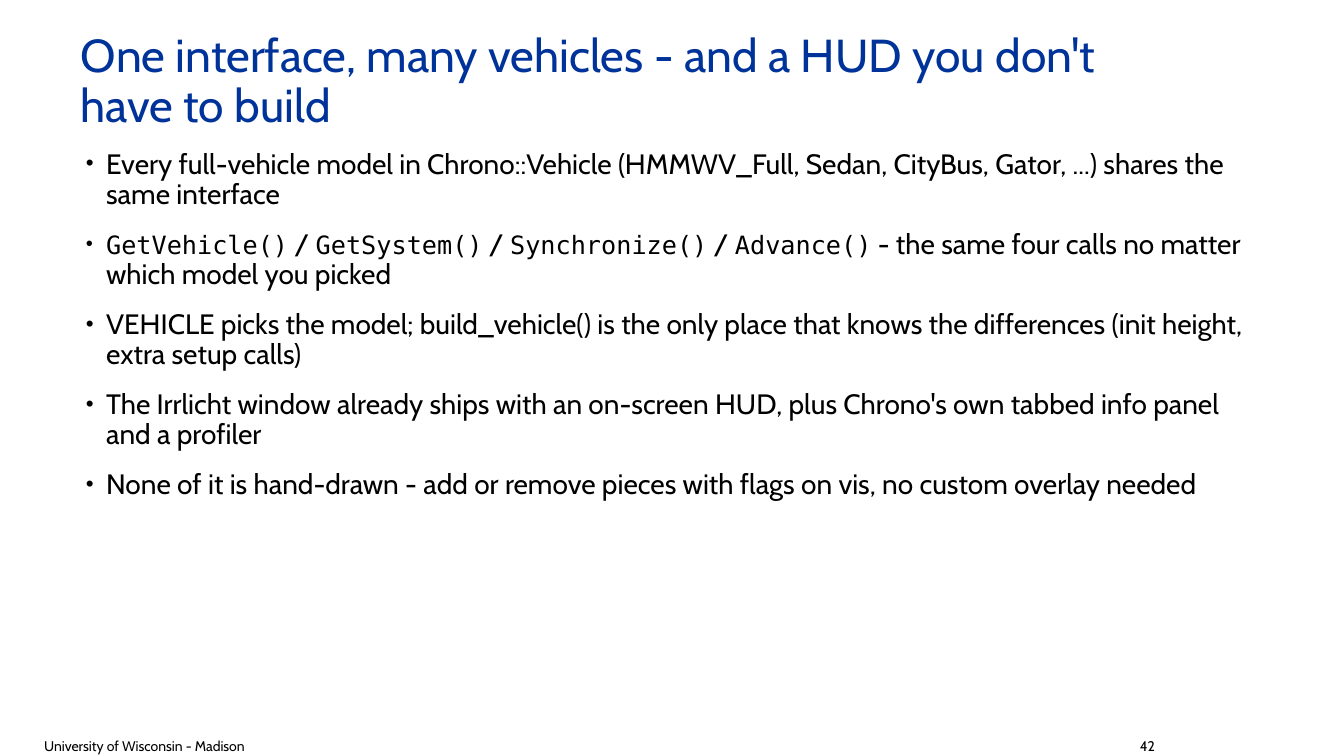
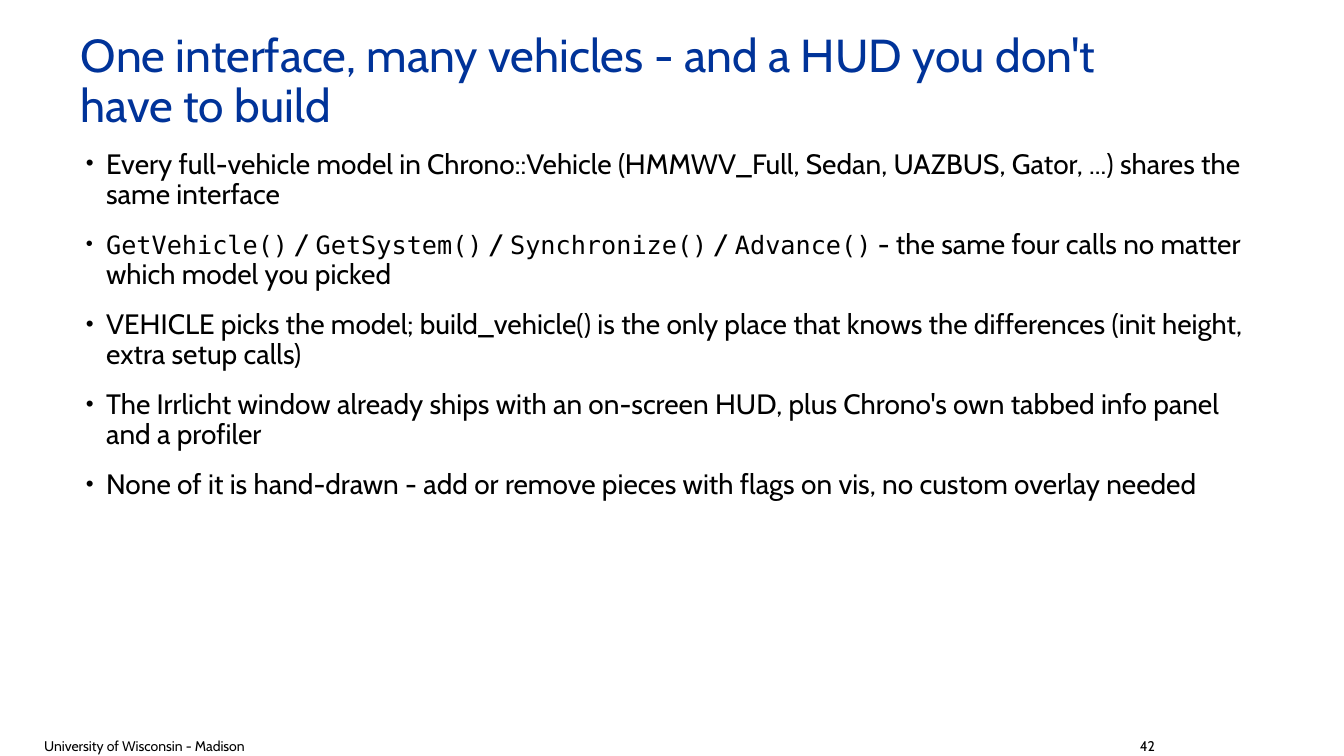
Before and after one commit to ksha23/chrono-hil-tutorial, a slide deck: slide 42 of tutorial_HIL_driver.pptx. Drawn at 1344x756 pixels with LibreOffice and Linux fonts; fonts in the diff are those of the drawing; background and template pictures are left out. Boxes give left, top, right and bottom in pixels: in the first picture for what was removed or moved away, otherwise in the second. Text is boxed around its words. In the diff, an @@ line names an element or a change of style, - is before the commit and + after.

```diff
--- a/tutorial_HIL_driver.pptx
+++ b/tutorial_HIL_driver.pptx
@@ text at (x1=106, y1=153, x2=1240, y2=205): text changed @@
-• Every full-vehicle model in Chrono::Vehicle (HMMWV_Full, Sedan, CityBus, Gator, ...) shares the same interface
+• Every full-vehicle model in Chrono::Vehicle (HMMWV_Full, Sedan, UAZBUS, Gator, ...) shares the same interface
```
Also in this commit, not shown: 3 other slides changed, 4 other files.
